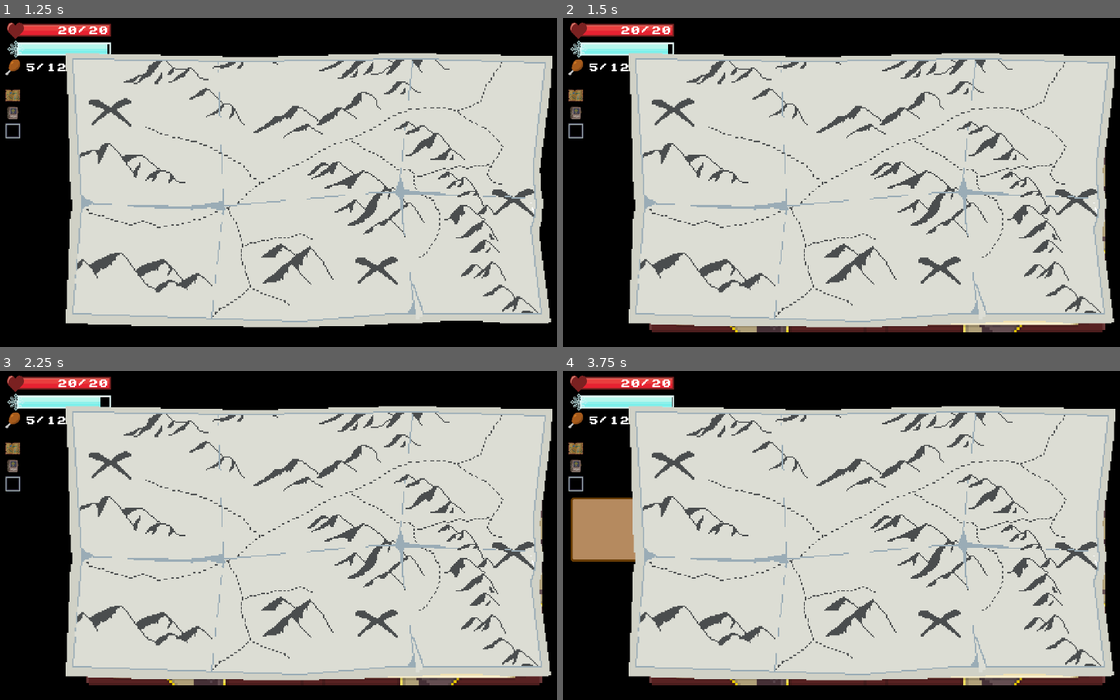
Above: before the commit, frames 1-4 (two rows, left to right).
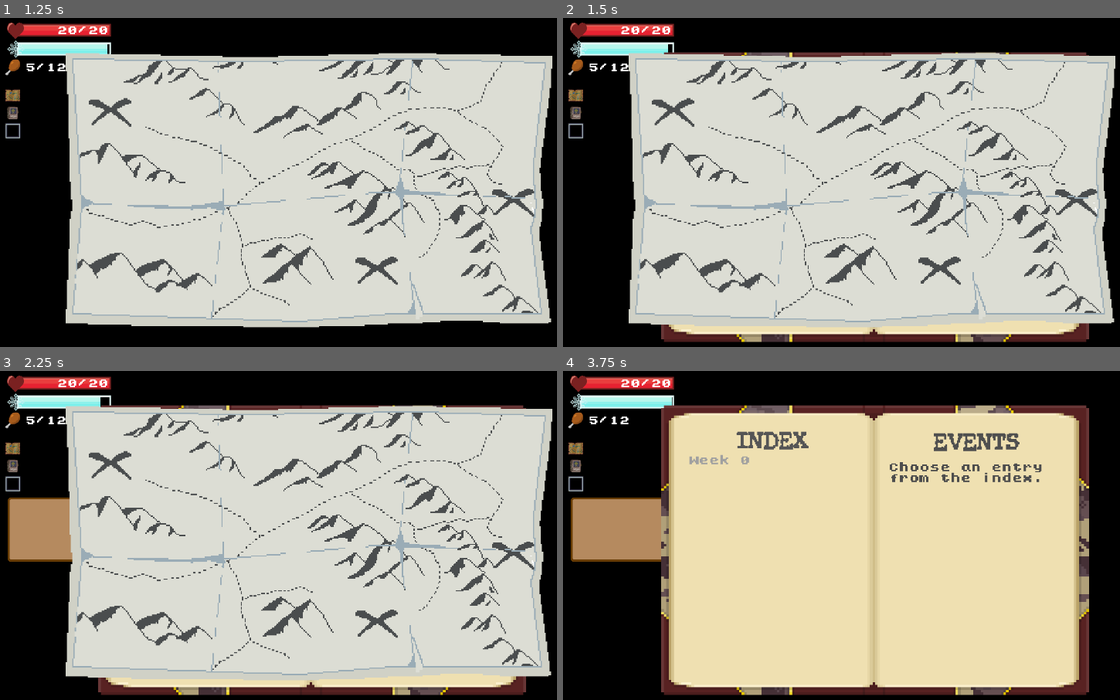
Above: after the commit, the same moments.

Repository: ZeeHatcher/project-forgotten
Game: Godot game, scene res://scenes/main/main.tscn
The game is run twice, just before and just after one commit, with the same random seed, the same clock (stepped at 60 frames per second) and the same inputs. This scene is started directly instead of the project's main scene.
Inputs (mouse positions are in pixels of both pictures, inside the frame that each line leads up to):
- Up to frame 1 (1.25 s): click (11, 93) at 0.5 s
- Up to frame 2 (1.5 s): click (574, 113) at 1.25 s
- Up to frame 3 (2.25 s): click (11, 482) at 2 s
- Up to frame 4 (3.75 s): tap Enter at 2.75 s; move the mouse to (1008, 525) at 2.77 s; hold D (move_right) 2.78-3.53 s; hold Tab (journal) 2.78-3.53 s; click (1008, 525) at 2.92 s; tap Space at 3.5 s; move the mouse to (746, 561) at 3.52 s; hold S (move_down) from 3.53 s (still down); tap Tab (journal) at 3.6 s

Frame 1 is identical in both runs. In frame 2, 4.8% of the frame differs, in the area x 15-98%, y 10-99%; in frame 3, 7.0%; in frame 4, 75%, in the area x 11-100%, y 10-99%.

Commit message:
fix: journal button close

Diff:
--- a/scenes/main/main.tscn
+++ b/scenes/main/main.tscn
@@ -127,20 +127,6 @@
 script = ExtResource( 23 )
 player_inventory = ExtResource( 24 )
 
-[node name="Icons" type="HBoxContainer" parent="CanvasLayer"]
-pause_mode = 2
-anchor_left = 1.0
-anchor_top = 1.0
-anchor_right = 1.0
-anchor_bottom = 1.0
-margin_left = -384.0
-margin_top = -148.0
-margin_right = -88.0
-margin_bottom = -52.0
-grow_horizontal = 0
-grow_vertical = 0
-alignment = 2
-
 [node name="Journal" parent="CanvasLayer" instance=ExtResource( 18 )]
 visible = false
 
--- a/scenes/tutorial/tutorial.tscn
+++ b/scenes/tutorial/tutorial.tscn
@@ -44,7 +44,7 @@
 corner_radius_bottom_right = 10
 corner_radius_bottom_left = 10
 
-[node name="Main" type="Node2D"]
+[node name="Main2" type="Node2D"]
 script = ExtResource( 6 )
 
 [node name="Terrain" type="TileMap" parent="."]
@@ -194,7 +194,6 @@
 [connection signal="journal_button_pressed" from="CanvasLayer/HUD" to="CanvasLayer/Journal" method="_on_JournalButton_pressed"]
 [connection signal="journal_unlocked" from="CanvasLayer/HUD" to="." method="_on_HUD_journal_unlocked"]
 [connection signal="map_button_pressed" from="CanvasLayer/HUD" to="CanvasLayer/Map" method="_on_HUD_map_button_pressed"]
-[connection signal="map_unlocked" from="CanvasLayer/HUD" to="." method="_on_HUD_map_unlocked"]
 [connection signal="load_game" from="CanvasLayer/Journal" to="GameSaveService" method="_on_Journal_load_game"]
 [connection signal="choice_selected" from="CanvasLayer/EventBoard" to="EventService" method="apply_outcome"]
 [connection signal="event_ended" from="CanvasLayer/EventBoard" to="EventService" method="end_event"]
--- a/ui/journal/journal.tscn
+++ b/ui/journal/journal.tscn
@@ -15,19 +15,21 @@
 
 [node name="Journal" type="TextureRect"]
 pause_mode = 2
-margin_left = 10.0
-margin_right = 1926.0
-margin_bottom = 1115.0
+margin_left = 293.0
+margin_top = 100.0
+margin_right = 1643.0
+margin_bottom = 1015.0
 theme = ExtResource( 2 )
 texture = ExtResource( 1 )
 expand = true
+stretch_mode = 6
 script = ExtResource( 3 )
 
 [node name="LeftPage" type="VBoxContainer" parent="."]
-margin_left = 354.0
-margin_top = 197.0
-margin_right = 879.0
-margin_bottom = 913.0
+margin_left = 96.0
+margin_top = 94.0
+margin_right = 621.0
+margin_bottom = 810.0
 
 [node name="Label" type="Label" parent="LeftPage"]
 margin_right = 525.0
@@ -51,10 +53,10 @@
 }
 
 [node name="Control" type="Control" parent="."]
-margin_left = 1018.0
-margin_top = 184.0
-margin_right = 1580.0
-margin_bottom = 912.0
+margin_left = 718.0
+margin_top = 98.0
+margin_right = 1280.0
+margin_bottom = 826.0
 
 [node name="Label" type="Label" parent="Control"]
 margin_right = 549.0
Binary file changed: assets/images/book.png
